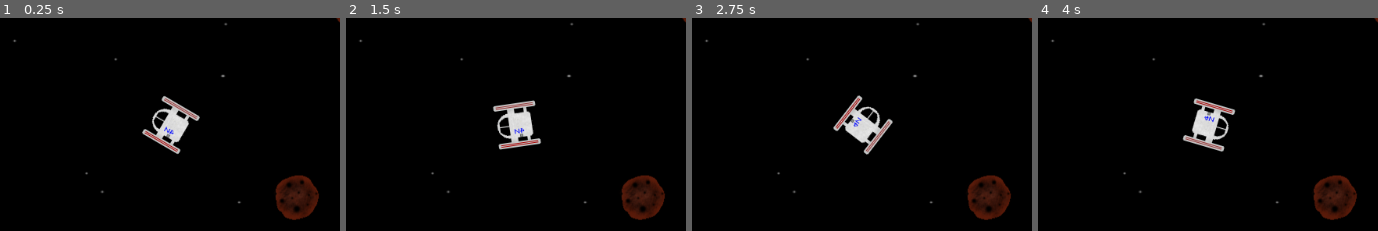
Above: before the commit, frames 1-4 (left to right).
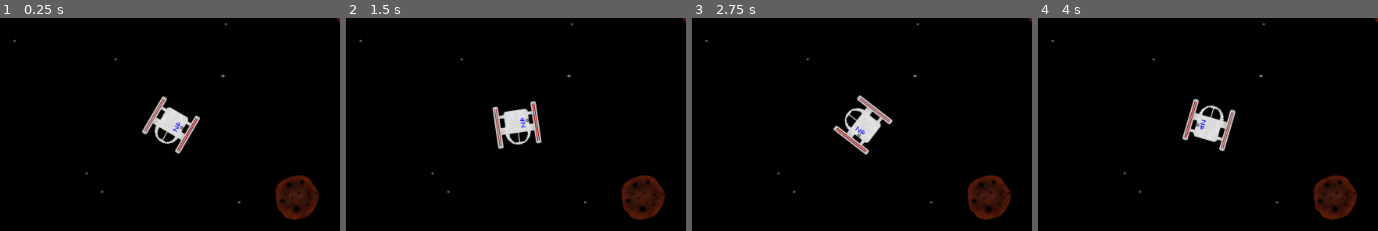
Above: after the commit, the same moments.

Repository: FullCloakStudios/Tantam-Locus
Game: Godot game, scene res://Levels/World.tscn
Same seed, same stepped clock (60 frames per second), same inputs: the game is played once before the commit and once after it. Before the commit the project starts from res://World.tscn.
Inputs (mouse positions are % of the whole screen's width and height, from its top left):
- Up to frame 1 (0.25 s): no input
- Up to frame 2 (1.5 s): tap Enter at 0.5 s; move the mouse to (78, 43) at 0.52 s; click (78, 43) at 0.67 s; tap Space at 1.25 s; move the mouse to (29, 54) at 1.27 s; click (29, 54) at 1.42 s
- Up to frame 3 (2.75 s): tap Enter at 2 s; move the mouse to (64, 24) at 2.02 s; click (64, 24) at 2.17 s
- Up to frame 4 (4 s): tap Space at 2.75 s; move the mouse to (46, 70) at 2.77 s; click (46, 70) at 2.92 s; tap Enter at 3.5 s; move the mouse to (87, 65) at 3.52 s; click (87, 65) at 3.67 s
The pictures show only the part of the screen within x 27-77%, y 23-73%; the shares and areas given below are measured in that part.

The runs differ from the first frame. In frame 1, 2.0% of the frame differs, in the area x 41-59%, y 36-64%; in frame 2, 2.0%; in frame 3, 2.0%; in frame 4, 2.0%, in the area x 42-59%, y 37-63%.

Commit message:
Added warp drive (shitty version)

Diff:
--- a/Project Files/Astroid.tscn
+++ /dev/null
@@ -1,28 +0,0 @@
-[gd_scene load_steps=3 format=2]
-
-[ext_resource path="res://Sprites/Astroid.png" type="Texture" id=1]
-
-[sub_resource type="CircleShape2D" id=1]
-
-custom_solver_bias = 0.0
-radius = 28.7843
-
-[node name="StaticBody2D" type="StaticBody2D"]
-
-input_pickable = false
-collision_layer = 1
-collision_mask = 1
-constant_linear_velocity = Vector2( 0, 0 )
-constant_angular_velocity = 0.0
-friction = 1.0
-bounce = 0.0
-_sections_unfolded = [ "Transform" ]
-
-[node name="Astroid" type="Sprite" parent="."]
-
-position = Vector2( 0.0203155, -0.235039 )
-texture = ExtResource( 1 )
-
-[node name="CollisionShape2D" type="CollisionShape2D" parent="."]
-
-shape = SubResource( 1 )
--- a/Project Files/World.tscn
+++ b/Project Files/Levels/World.tscn
@@ -7,8 +7,12 @@
 [node name="World" type="Node2D"]
 
 position = Vector2( 2.51758, 0 )
+_sections_unfolded = [ "Transform" ]
 
 [node name="playerShip" parent="." instance=ExtResource( 1 )]
+
+ship = NodePath(".")
+gunfire = "res://Prefabs/Bullet.tscn"
 
 [node name="StaticBody2D" parent="." instance=ExtResource( 2 )]
 
--- a/Project Files/Player.tscn
+++ /dev/null
@@ -1,60 +0,0 @@
-[gd_scene load_steps=4 format=2]
-
-[ext_resource path="res://Scripts/PlayerShipMove.gd" type="Script" id=1]
-[ext_resource path="res://Sprites/BasicShip.png" type="Texture" id=2]
-
-[sub_resource type="RectangleShape2D" id=1]
-
-custom_solver_bias = 0.0
-extents = Vector2( 5.66913, 5.42113 )
-
-[node name="playerShip" type="KinematicBody2D"]
-
-input_pickable = false
-collision_layer = 1
-collision_mask = 1
-collision/safe_margin = 0.08
-script = ExtResource( 1 )
-_sections_unfolded = [ "Transform" ]
-Motion_Speed = 100
-
-[node name="Collision" type="CollisionShape2D" parent="."]
-
-scale = Vector2( 5, 5 )
-shape = SubResource( 1 )
-_sections_unfolded = [ "Transform" ]
-
-[node name="RayCast2D" type="RayCast2D" parent="."]
-
-enabled = false
-exclude_parent = true
-cast_to = Vector2( 0, 50 )
-collision_layer = 1
-type_mask = 15
-
-[node name="Camera2D" type="Camera2D" parent="."]
-
-anchor_mode = 1
-rotating = false
-current = true
-zoom = Vector2( 1, 1 )
-limit_left = -10000000
-limit_top = -10000000
-limit_right = 10000000
-limit_bottom = 10000000
-limit_smoothed = false
-drag_margin_h_enabled = true
-drag_margin_v_enabled = true
-smoothing_enabled = false
-smoothing_speed = 5.0
-drag_margin_left = 0.2
-drag_margin_top = 0.2
-drag_margin_right = 0.2
-drag_margin_bottom = 0.2
-editor_draw_screen = true
-editor_draw_limits = false
-editor_draw_drag_margin = false
-
-[node name="Sprite" type="Sprite" parent="."]
-
-texture = ExtResource( 2 )
--- a/Project Files/Prefabs/Astroid.tscn
+++ b/Project Files/Prefabs/Astroid.tscn
@@ -1,6 +1,7 @@
-[gd_scene load_steps=3 format=2]
+[gd_scene load_steps=4 format=2]
 
-[ext_resource path="res://Sprites/Astroid.png" type="Texture" id=1]
+[ext_resource path="res://Scripts/PureHealth.gd" type="Script" id=1]
+[ext_resource path="res://Sprites/Astroid.png" type="Texture" id=2]
 
 [sub_resource type="CircleShape2D" id=1]
 
@@ -16,15 +17,15 @@
 constant_angular_velocity = 0.0
 friction = 1.0
 bounce = 0.0
+script = ExtResource( 1 )
 _sections_unfolded = [ "Transform" ]
+health = 10.0
 
 [node name="Astroid" type="Sprite" parent="."]
 
 position = Vector2( 0.0203155, -0.235039 )
-texture = ExtResource( 1 )
+texture = ExtResource( 2 )
 
 [node name="CollisionShape2D" type="CollisionShape2D" parent="."]
 
-position = Vector2( 0.524475, 0.229644 )
-scale = Vector2( 1, 1.01854 )
 shape = SubResource( 1 )
--- /dev/null
+++ b/Project Files/Prefabs/Bullet.tscn
@@ -0,0 +1,33 @@
+[gd_scene load_steps=4 format=2]
+
+[ext_resource path="res://Scripts/Bullet.gd" type="Script" id=1]
+[ext_resource path="res://Sprites/shittyBullet.png" type="Texture" id=2]
+
+[sub_resource type="CapsuleShape2D" id=1]
+
+custom_solver_bias = 0.0
+radius = 27.0821
+height = 12.1123
+
+[node name="Bullet" type="KinematicBody2D"]
+
+scale = Vector2( 0.5, 0.6 )
+input_pickable = false
+collision_layer = 1
+collision_mask = 1
+collision/safe_margin = 0.08
+script = ExtResource( 1 )
+_sections_unfolded = [ "Transform" ]
+damage = 10
+direction = Vector2( 0, 1 )
+
+[node name="shittyBullet" type="Sprite" parent="."]
+
+scale = Vector2( 4, 4 )
+texture = ExtResource( 2 )
+_sections_unfolded = [ "Transform" ]
+
+[node name="CollisionShape2D" type="CollisionShape2D" parent="."]
+
+position = Vector2( -1.16226, -0.322851 )
+shape = SubResource( 1 )
--- a/Project Files/Prefabs/Player.tscn
+++ b/Project Files/Prefabs/Player.tscn
@@ -16,18 +16,18 @@
 collision/safe_margin = 0.08
 script = ExtResource( 1 )
 _sections_unfolded = [ "Transform" ]
-ship = NodePath(".")
+ship = null
+gunfire = null
 
 [node name="Collision" type="CollisionShape2D" parent="."]
 
-rotation = 1.5708
 scale = Vector2( 5, 5 )
 shape = SubResource( 1 )
+disabled = true
 _sections_unfolded = [ "Transform" ]
 
 [node name="Camera2D" type="Camera2D" parent="."]
 
-rotation = 1.5708
 anchor_mode = 1
 rotating = false
 current = true
@@ -51,5 +51,5 @@
 
 [node name="Sprite" type="Sprite" parent="."]
 
-rotation = 1.5708
 texture = ExtResource( 2 )
+_sections_unfolded = [ "Transform" ]
--- /dev/null
+++ b/Project Files/Scripts/Bullet.gd
@@ -0,0 +1,17 @@
+extends KinematicBody2D
+
+export(float) var damage = 10
+
+export(Vector2) var direction
+
+var counter = 20
+
+func _on_collision(value):
+	var collider = value.get_parent()
+	print(collider.get_script() == "res://Scripts/PureHealth.gd")
+	if(collider.get_script() == "res://Scripts/PureHealth.gd"):
+		collider.get_script().health =- damage
+	get_node(".").free()
+
+func _fixed_process(delta):
+	move_and_collide(direction)
--- a/Project Files/Scripts/PlayerShip.gd
+++ b/Project Files/Scripts/PlayerShip.gd
@@ -1,14 +1,18 @@
 extends KinematicBody2D
 
 export(NodePath) var ship
+export(String) var gunfire
 
 var speed = Vector2(150,150)
 var shipPos = Vector2()
+
+
 
 var offset = Vector2()
 
 func _ready():
 	ship = get_node(ship)
+
 
 func _fixed_process(delta):
 	if(Input.is_mouse_button_pressed(BUTTON_LEFT)):
@@ -22,3 +26,9 @@
 	var mpos = get_global_mouse_position()
 	mpos = mpos
 	look_at(mpos)
+
+	if(Input.is_mouse_button_pressed(BUTTON_RIGHT)):
+		var scene = load(gunfire)
+		var node = scene.instance()
+		node.position = Vector2(0,1)
+		add_child(node)
--- /dev/null
+++ b/Project Files/Scripts/PureHealth.gd
@@ -0,0 +1,7 @@
+extends Node
+
+export(float) var health
+
+func _fixed_process(delta):
+	if(health < 1):
+		get_node(".").free()
--- a/Project Files/project.godot
+++ b/Project Files/project.godot
@@ -11,7 +11,7 @@
 [application]
 
 config/name="Tantam-Locus"
-run/main_scene="res://World.tscn"
+run/main_scene="res://Levels/World.tscn"
 config/icon="res://icon.png"
 
 [gdnative]
Not shown, removed: Project Files/Levels/ReadMe.txt
Not shown, removed: Project Files/Scripts/ReadMe.txt
Not shown, removed: Project Files/Sprites/ReadMe.txt
